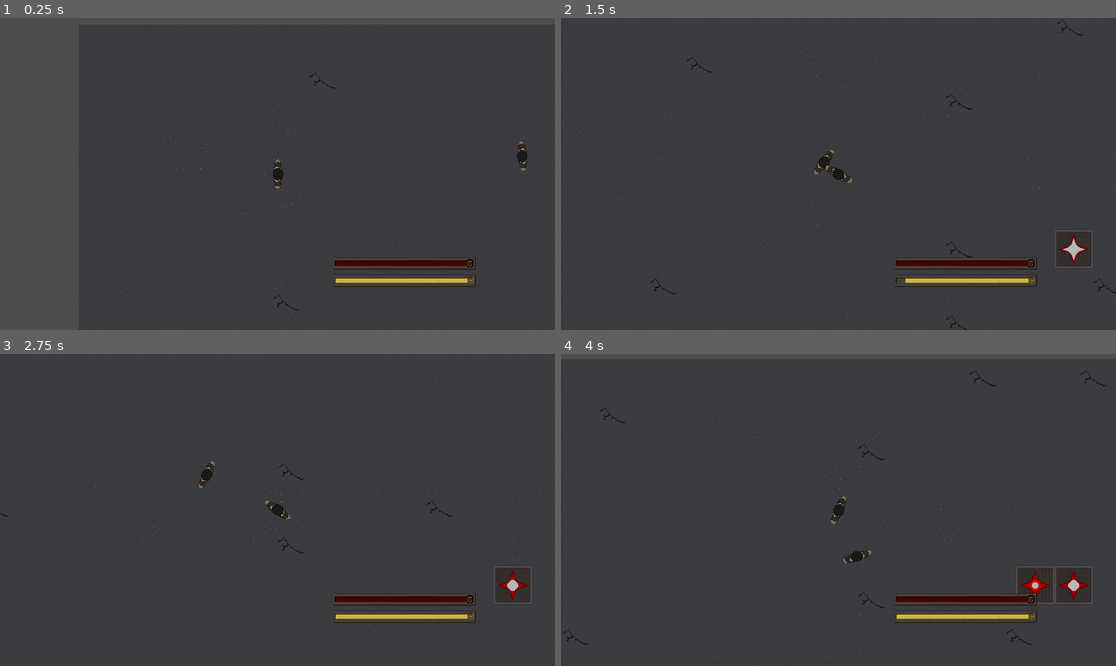
Above: before the commit, frames 1-4 (two rows, left to right).
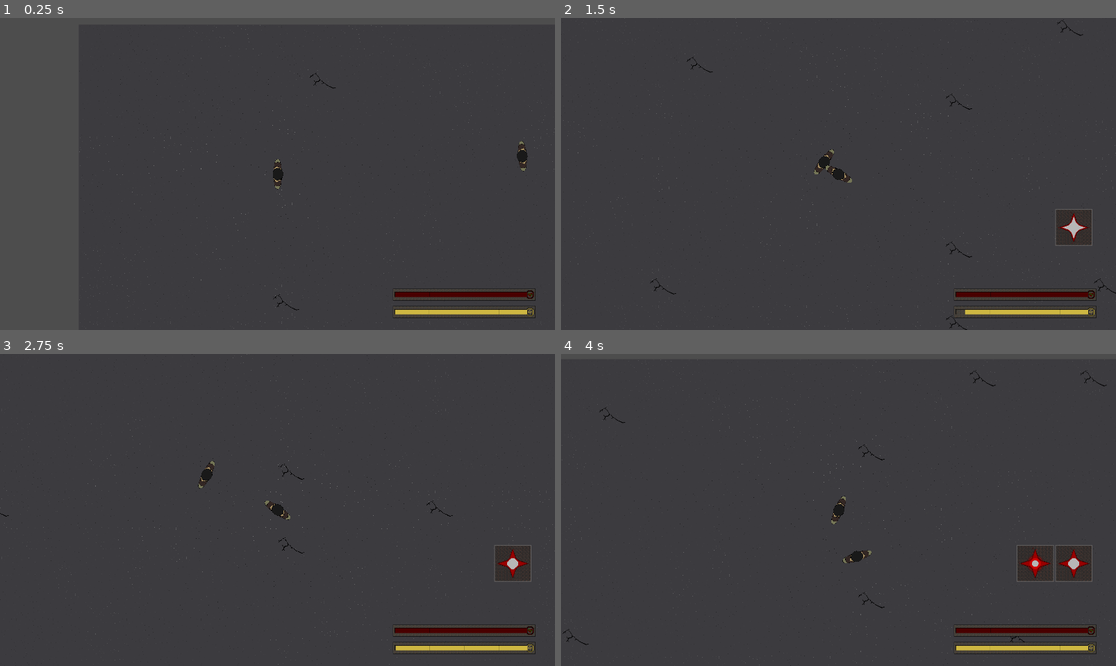
Above: after the commit, the same moments.

Repository: kitoblak/STP
Game: Godot game, scene res://scene/level/level.tscn
Two runs of this game, one before a commit and one after it. Both use one fixed random seed, a clock stepped at 60 frames per second and the inputs below.
Inputs (mouse positions are in pixels of both pictures, inside the frame that each line leads up to):
- Up to frame 1 (0.25 s): no input
- Up to frame 2 (1.5 s): move the mouse to (960, 158) at 0.52 s; hold D (right) 0.53-1.28 s; hold Shift (Run) 0.53-1.28 s; move the mouse to (727, 189) at 1.27 s; hold S (down) from 1.28 s (still down); tap Z (ability_1) at 1.35 s
- Up to frame 3 (2.75 s): move the mouse to (333, 441) at 2.02 s; release S (down) at 2.03 s; hold D (right) from 2.03 s (still down); hold X (ability_2) from 2.03 s (still down)
- Up to frame 4 (4 s): move the mouse to (810, 572) at 2.77 s; release D (right) at 2.78 s; release X (ability_2) at 2.78 s; hold W (up) 2.78-3.53 s; tap C (ability_3) at 2.85 s; move the mouse to (1005, 556) at 3.52 s; press the mouse at (1005, 556) at 3.53 s; hold A (left) from 3.53 s (still down)

The runs differ from the first frame. In frame 1, 2.1% of the frame differs, in the area x 60-97%, y 76-97%; in frame 2, 2.5%; in frame 3, 2.5%; in frame 4, 3.0%, in the area x 60-97%, y 61-97%.

Commit message:
fixed states position and added zoom

Diff:
--- a/scene/nedrug/nedrug.tscn
+++ b/scene/nedrug/nedrug.tscn
@@ -1,19 +1,10 @@
-[gd_scene load_steps=6 format=3 uid="uid://bvxmx3uefxra7"]
+[gd_scene load_steps=5 format=3 uid="uid://bvxmx3uefxra7"]
 
 [ext_resource type="Script" uid="uid://dfauo3l7111vf" path="res://scene/nedrug/nedrug.gd" id="1_8rcki"]
-[ext_resource type="Texture2D" uid="uid://d3llgxmfb4er5" path="res://scene/nedrug/trump.png" id="1_n0vni"]
 [ext_resource type="Texture2D" uid="uid://dft6o283os44d" path="res://scene/player/Потрепаный комбез.png" id="3_iju4m"]
 
 [sub_resource type="SpriteFrames" id="SpriteFrames_8rcki"]
 animations = [{
-"frames": [{
-"duration": 1.0,
-"texture": ExtResource("1_n0vni")
-}],
-"loop": true,
-"name": &"default",
-"speed": 5.0
-}, {
 "frames": [{
 "duration": 1.0,
 "texture": ExtResource("3_iju4m")
--- a/scene/player/player.tscn
+++ b/scene/player/player.tscn
@@ -1,47 +1,12 @@
-[gd_scene load_steps=17 format=3 uid="uid://dwldad4qht5p1"]
+[gd_scene load_steps=7 format=3 uid="uid://dwldad4qht5p1"]
 
 [ext_resource type="Script" uid="uid://c6b10ik1gca22" path="res://scene/player/player.gd" id="1_oypl4"]
-[ext_resource type="Texture2D" uid="uid://8mpipi706dyl" path="res://scene/player/dwarf_m_idle_anim_f0.png" id="1_pisg7"]
 [ext_resource type="PackedScene" uid="uid://b353voxc8ybdm" path="res://scene/bullet/bullet.tscn" id="2_1wtbu"]
-[ext_resource type="Texture2D" uid="uid://ccdn601i84i8d" path="res://scene/player/dwarf_m_idle_anim_f1.png" id="2_oypl4"]
-[ext_resource type="Texture2D" uid="uid://cgt6df52va4u7" path="res://scene/player/dwarf_m_idle_anim_f2.png" id="3_qjg4s"]
-[ext_resource type="Texture2D" uid="uid://cvb07caosjc4h" path="res://scene/player/dwarf_m_idle_anim_f3.png" id="4_1wtbu"]
-[ext_resource type="Texture2D" uid="uid://rgbtvle7br47" path="res://scene/player/dwarf_m_hit_anim_f0.png" id="5_p3aiu"]
-[ext_resource type="Texture2D" uid="uid://ib5ocvdoaq2s" path="res://scene/player/dwarf_m_run_anim_f0.png" id="6_f5r2w"]
-[ext_resource type="Texture2D" uid="uid://et4bcvxbtgfh" path="res://scene/player/dwarf_m_run_anim_f1.png" id="7_oen5c"]
-[ext_resource type="Texture2D" uid="uid://n5ye24b41j4b" path="res://scene/player/dwarf_m_run_anim_f2.png" id="8_5g408"]
 [ext_resource type="Texture2D" uid="uid://dft6o283os44d" path="res://scene/player/Потрепаный комбез.png" id="8_p3aiu"]
 [ext_resource type="Texture2D" uid="uid://dhssx0diki2w7" path="res://scene/player/Потрепаный комбез_testing.png" id="9_f5r2w"]
-[ext_resource type="Texture2D" uid="uid://d2mmmu2ajw5i0" path="res://scene/player/dwarf_m_run_anim_f3.png" id="9_sc4n2"]
-[ext_resource type="Texture2D" uid="uid://bbmxn7n6nqf67" path="res://scene/player/Vladimir-Putin-PNG-Photo.png" id="11_qjg4s"]
 
 [sub_resource type="SpriteFrames" id="SpriteFrames_lrcci"]
 animations = [{
-"frames": [{
-"duration": 1.0,
-"texture": ExtResource("1_pisg7")
-}, {
-"duration": 1.0,
-"texture": ExtResource("2_oypl4")
-}, {
-"duration": 1.0,
-"texture": ExtResource("3_qjg4s")
-}, {
-"duration": 1.0,
-"texture": ExtResource("4_1wtbu")
-}],
-"loop": true,
-"name": &"default",
-"speed": 7.0
-}, {
-"frames": [{
-"duration": 1.0,
-"texture": ExtResource("5_p3aiu")
-}],
-"loop": false,
-"name": &"hit",
-"speed": 5.0
-}, {
 "frames": [{
 "duration": 1.0,
 "texture": ExtResource("8_p3aiu")
@@ -56,31 +21,6 @@
 }],
 "loop": true,
 "name": &"kostya_test",
-"speed": 5.0
-}, {
-"frames": [{
-"duration": 1.0,
-"texture": ExtResource("6_f5r2w")
-}, {
-"duration": 1.0,
-"texture": ExtResource("7_oen5c")
-}, {
-"duration": 1.0,
-"texture": ExtResource("8_5g408")
-}, {
-"duration": 1.0,
-"texture": ExtResource("9_sc4n2")
-}],
-"loop": true,
-"name": &"run",
-"speed": 7.0
-}, {
-"frames": [{
-"duration": 1.0,
-"texture": ExtResource("11_qjg4s")
-}],
-"loop": true,
-"name": &"wtf",
 "speed": 5.0
 }]
 
--- a/scene/ui/bars.gd
+++ b/scene/ui/bars.gd
@@ -18,6 +18,12 @@
 	StaminaBar.max_value = max_stamina
 	StaminaBar.value = max_stamina
 
+	HealthBar.position.x = get_viewport().get_visible_rect().size.x * 0.97 - HealthBar.size.x
+	HealthBar.position.y = get_viewport().get_visible_rect().size.y * 0.97 - HealthBar.size.y - HealthBar.size.y
+
+	StaminaBar.position.x = get_viewport().get_visible_rect().size.x * 0.97 - StaminaBar.size.x
+	StaminaBar.position.y = get_viewport().get_visible_rect().size.y * 0.97 - StaminaBar.size.y
+
 # Called every frame. 'delta' is the elapsed time since the previous frame.
 func _process(delta):
 	pass
--- a/scene/ui/states_container.gd
+++ b/scene/ui/states_container.gd
@@ -9,6 +9,7 @@
 const STATE_SIZE = Vector2(256, 256)
 const HORIZONTAL_SPACING = 10
 const VERTICAL_SPACING = 10
+const ZOOM = 0.5
 
 # Структура для хранения информации о состоянии
 class StateInfo:
@@ -40,7 +41,8 @@
 # Массив текущих активных состояний
 var active_states: Array[StateInfo] = []
 
-@onready var Bars = get_tree().get_nodes_in_group("Bars")
+@onready var StaminaBar = get_parent().get_node("Bars/Stamina")
+@onready var HealthBar = get_parent().get_node("Bars/Health")
 
 # Сигналы для добавления состояний
 #signal state_added(state_type: int)
@@ -126,7 +128,7 @@
 
 	# Вычисляем координаты
 	var x = get_viewport().get_visible_rect().size.x * 2 * 0.96 - (col + 1) * (STATE_SIZE.x + HORIZONTAL_SPACING)
-	var y = - row * (STATE_SIZE.y + VERTICAL_SPACING) + get_viewport().get_visible_rect().size.y * 0.8 * 2 - STATE_SIZE.y
+	var y = HealthBar.position.y * 2 * 0.85 - row * (STATE_SIZE.y + VERTICAL_SPACING) - STATE_SIZE.y
 
 	return Vector2(x, y)
 
--- a/scene/ui/ui.tscn
+++ b/scene/ui/ui.tscn
@@ -12,6 +12,34 @@
 
 [node name="UI" type="CanvasLayer"]
 
+[node name="Bars" type="Control" parent="." groups=["ui"]]
+layout_mode = 3
+anchors_preset = 0
+offset_right = 40.0
+offset_bottom = 40.0
+script = ExtResource("5_f7jfn")
+
+[node name="Health" type="TextureProgressBar" parent="Bars"]
+layout_mode = 0
+offset_right = 512.0
+offset_bottom = 60.0
+value = 100.0
+texture_under = ExtResource("6_igbm8")
+texture_progress = ExtResource("7_l2jg2")
+
+[node name="Stamina" type="TextureProgressBar" parent="Bars"]
+light_mask = 31
+visibility_layer = 31
+layout_mode = 0
+offset_right = 512.0
+offset_bottom = 60.0
+step = 0.001
+value = 100.0
+fill_mode = 1
+texture_under = ExtResource("8_ytfbm")
+texture_progress = ExtResource("9_nl6we")
+texture_progress_offset = Vector2(17, 17)
+
 [node name="StatesContainer" type="Control" parent="." groups=["ui"]]
 layout_mode = 3
 anchors_preset = 0
@@ -21,35 +49,3 @@
 script = ExtResource("1_t81m0")
 state_textures = Array[Texture2D]([ExtResource("2_wiplj"), ExtResource("3_p21fl"), ExtResource("4_4e0l7")])
 durations = Array[float]([1.0, 2.0, 3.0])
-
-[node name="Bars" type="Control" parent="." groups=["ui"]]
-layout_mode = 3
-anchors_preset = 0
-offset_right = 40.0
-offset_bottom = 40.0
-script = ExtResource("5_f7jfn")
-
-[node name="Health" type="TextureProgressBar" parent="Bars"]
-layout_mode = 0
-offset_left = 1143.0
-offset_top = 819.0
-offset_right = 1655.0
-offset_bottom = 879.0
-value = 100.0
-texture_under = ExtResource("6_igbm8")
-texture_progress = ExtResource("7_l2jg2")
-
-[node name="Stamina" type="TextureProgressBar" parent="Bars"]
-light_mask = 31
-visibility_layer = 31
-layout_mode = 0
-offset_left = 1143.0
-offset_top = 879.0
-offset_right = 1655.0
-offset_bottom = 939.0
-step = 0.001
-value = 100.0
-fill_mode = 1
-texture_under = ExtResource("8_ytfbm")
-texture_progress = ExtResource("9_nl6we")
-texture_progress_offset = Vector2(17, 17)
